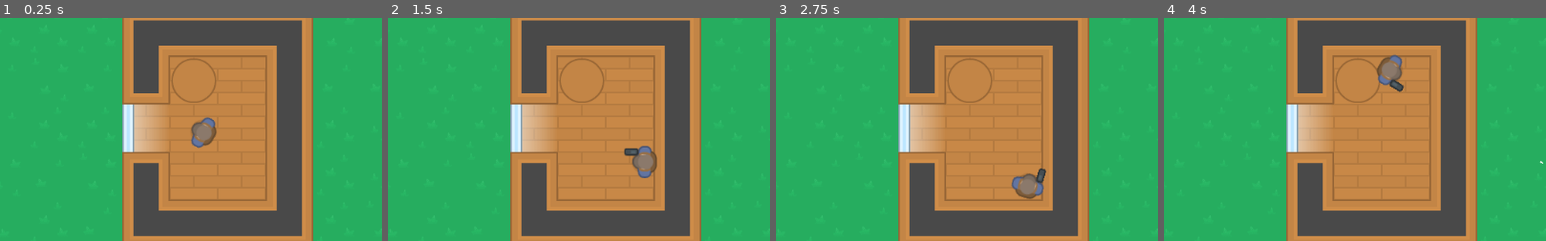
Above: before the commit, frames 1-4 (left to right).
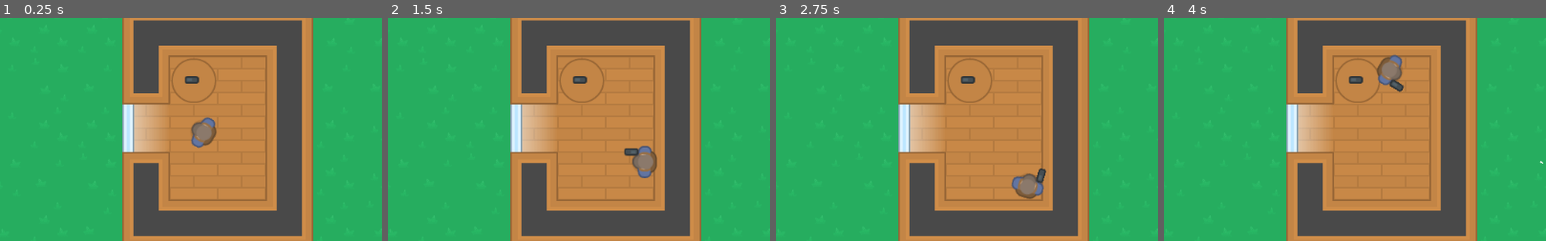
Above: after the commit, the same moments.

Repository: BrunoM24/Top-Down-Simple-Game
Game: Godot game, scene res://src/World.tscn
The game is run twice, just before and just after one commit, with the same random seed, the same clock (stepped at 60 frames per second) and the same inputs.
Inputs (mouse positions are % of the whole screen's width and height, from its top left):
- Up to frame 1 (0.25 s): no input
- Up to frame 2 (1.5 s): tap Enter at 0.5 s; move the mouse to (72, 45) at 0.52 s; press the mouse at (72, 45) at 0.53 s; hold D (move_right) 0.53-1.28 s; tap Space at 1.25 s; move the mouse to (30, 55) at 1.27 s; release the mouse at (30, 55) at 1.28 s; hold S (move_down) from 1.28 s (still down); right-click (30, 55) at 1.35 s
- Up to frame 3 (2.75 s): tap Enter at 2 s; move the mouse to (60, 28) at 2.02 s; release S (move_down) at 2.03 s; press the mouse at (60, 28) at 2.03 s; hold D (move_right) from 2.03 s (still down)
- Up to frame 4 (4 s): tap Space at 2.75 s; move the mouse to (45, 70) at 2.77 s; release D (move_right) at 2.78 s; release the mouse at (45, 70) at 2.78 s; hold W (move_up) 2.78-3.53 s; right-click (45, 70) at 2.85 s; move the mouse to (80, 65) at 3.52 s; press the mouse at (80, 65) at 3.53 s; hold A (move_left) from 3.53 s (still down)
The pictures show only the part of the screen within x 22-72%, y 23-73%; the shares and areas given below are measured in that part.

The runs differ from the first frame. In frame 1, 0.1% of the frame differs, in the area x 48-53%, y 26-30%; in frame 2, 0.1%; in frame 3, 0.1%; in frame 4, 0.1%.

Commit message:
World Scene - Added the Gun to the map

Diff:
--- a/src/World.tscn
+++ b/src/World.tscn
@@ -1,7 +1,8 @@
-[gd_scene load_steps=3 format=2]
+[gd_scene load_steps=4 format=2]
 
 [ext_resource path="res://assets/tileset/map_tileset.tres" type="TileSet" id=1]
 [ext_resource path="res://src/player/Player.tscn" type="PackedScene" id=2]
+[ext_resource path="res://src/items/guns/Gun.tscn" type="PackedScene" id=3]
 
 [node name="World" type="Node2D"]
 
@@ -17,5 +18,8 @@
 format = 1
 tile_data = PoolIntArray( 196615, 1, 1114131, 262150, 3, 131076 )
 
+[node name="Gun" parent="." instance=ExtResource( 3 )]
+position = Vector2( 472, 223 )
+
 [node name="Player" parent="." instance=ExtResource( 2 )]
 position = Vector2( 491.789, 293.394 )
